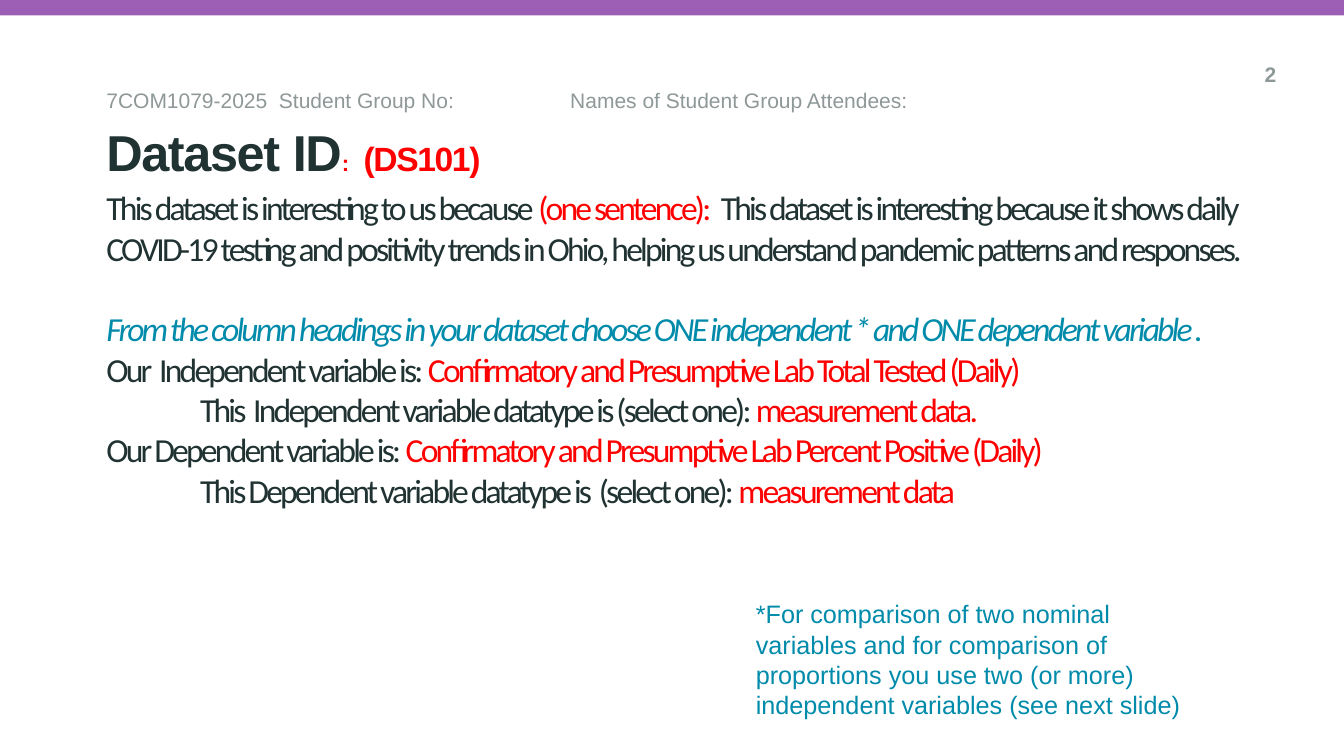
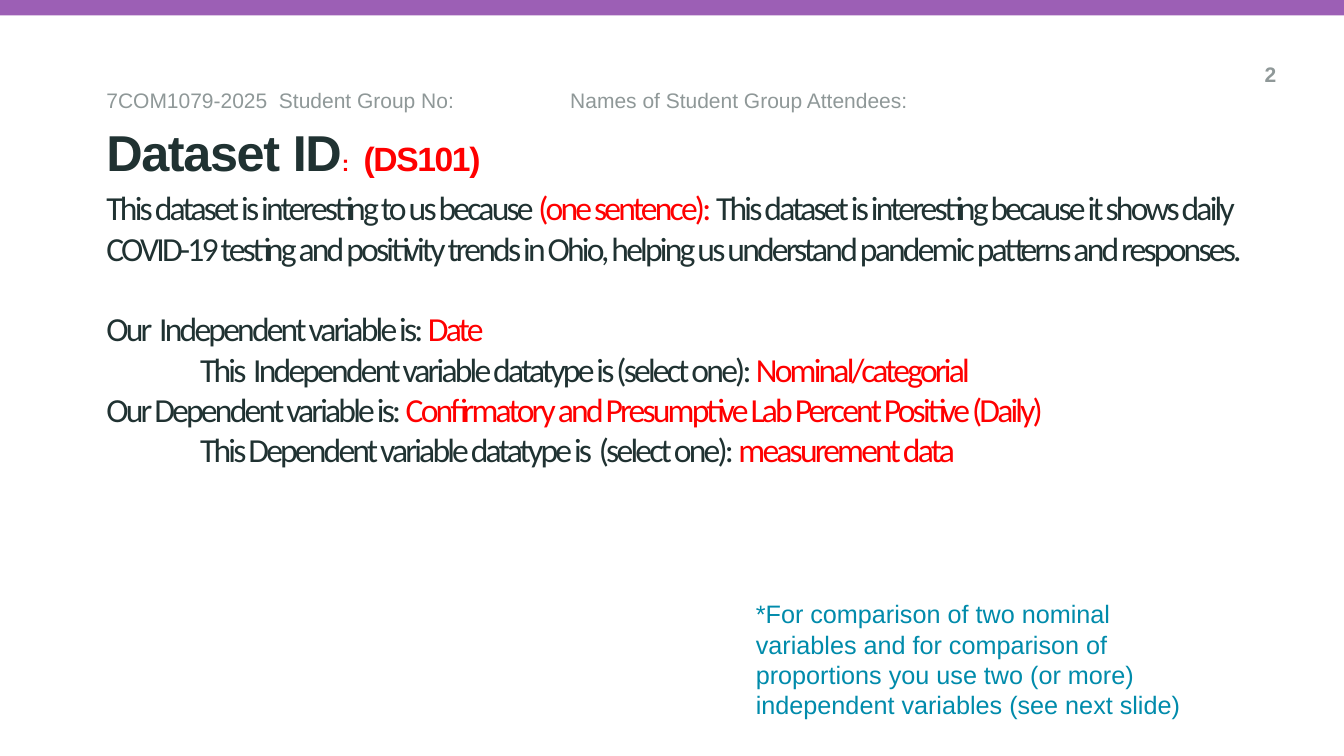
Before and after one commit to sh25aao/A80-TRDP-GroupProjectReport, a slide deck: slide 4 of reseach_question_presentation_template.pptx. Drawn at 1344x756 pixels with LibreOffice and Linux fonts; fonts in the diff are those of the drawing; background and template pictures are left out. Boxes give left, top, right and bottom in pixels: in the first picture for what was removed or moved away, otherwise in the second. Text is boxed around its words. In the diff, an @@ line names an element or a change of style, - is before the commit and + after.

```diff
--- a/reseach_question_presentation_template.pptx
+++ b/reseach_question_presentation_template.pptx
@@ title at bbox=[106, 195, 1241, 468]: text changed @@
-This dataset is interesting to us because (one sentence): This dataset is interesting because it shows daily COVID-19 testing and positivity trends in Ohio, helping us understand pandemic patterns and responses.
-From the column headings in your dataset choose ONE independent * and ONE dependent variable .
-Our Independent variable is: Confirmatory and Presumptive Lab Total Tested (Daily)
-This Independent variable datatype is (select one): measurement data.
-Our Dependent variable is: Confirmatory and Presumptive Lab Percent Positive (Daily)
-This Dependent variable datatype is (select one): measurement data
+This dataset is interesting to us because (one sentence): This dataset is interesting because it shows daily COVID-19 testing and positivity trends in Ohio, helping us understand pandemic patterns and responses.
+Our Independent variable is: Date
+This Independent variable datatype is (select one): Nominal/categorial
+Our Dependent variable is: Confirmatory and Presumptive Lab Percent Positive (Daily)
+This Dependent variable datatype is (select one): measurement data
```
Also in this commit, not shown: 4 other slides changed.
